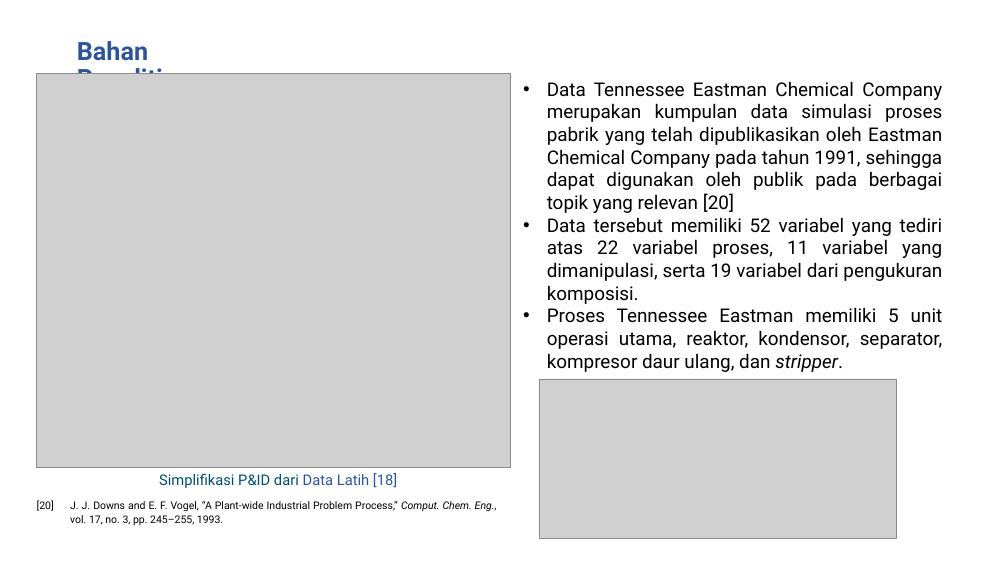
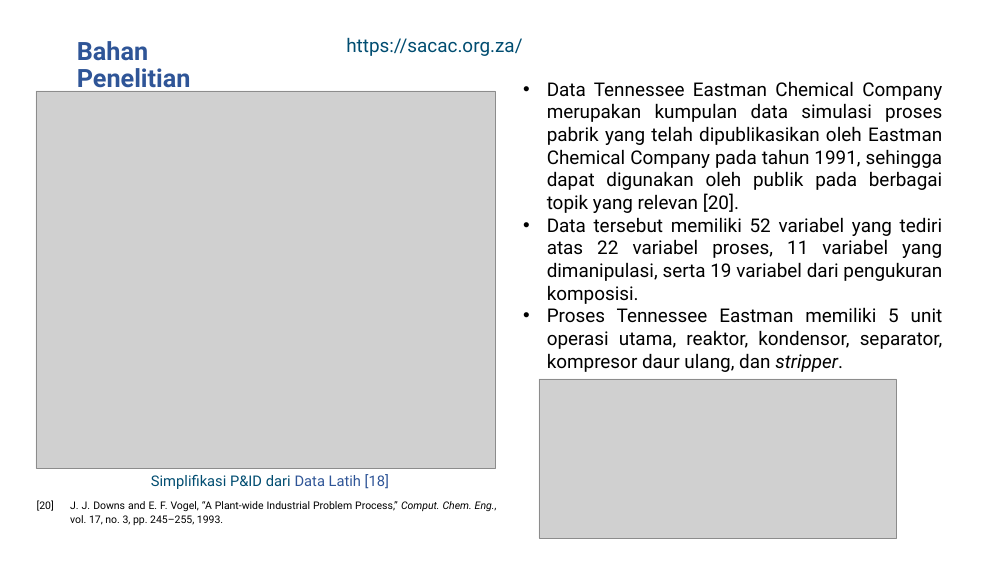
Before and after one commit to rezaandriady/TA_RezaAndriady, a slide deck: slide 12 of Presentasi/Draft Presentasi Reza Andriady - 44976.pptx. Drawn at 1008x567 pixels with LibreOffice and Linux fonts; fonts in the diff are those of the drawing; grey boxes stand for pictures; background and template pictures are left out. Boxes give left, top, right and bottom in pixels: in the first picture for what was removed or moved away, otherwise in the second. Text is boxed around its words. In the diff, an @@ line names an element or a change of style, - is before the commit and + after.

```diff
--- a/Presentasi/Draft Presentasi Reza Andriady - 44976.pptx
+++ b/Presentasi/Draft Presentasi Reza Andriady - 44976.pptx
@@ text added at (346, 37, 522, 56), 18 pt, text #014D71 @@
+https://sacac.org.za/
@@ text at (547, 81, 943, 213): text changed @@
-• Data Tennessee Eastman Chemical Company merupakan kumpulan data simulasi proses pabrik yang telah dipublikasikan oleh Eastman Chemical Company pada tahun 1991, sehingga dapat digunakan oleh publik pada berbagai topik yang relevan [20]
+• Data Tennessee Eastman Chemical Company merupakan kumpulan data simulasi proses pabrik yang telah dipublikasikan oleh Eastman Chemical Company pada tahun 1991, sehingga dapat digunakan oleh publik pada berbagai topik yang relevan [20].
@@ picture: place and size @@
-picture at (36, 73, 511, 467)
+picture at (36, 91, 495, 468)
@@ text "Simplifikasi P&ID dari Data Latih ...": place and size @@
-text "Simplifikasi P&ID dari Data Latih ..." at (159, 473, 397, 488)
+text "Simplifikasi P&ID dari Data Latih ..." at (151, 474, 389, 489)
```
Also in this commit, not shown: 7 other slides changed.
